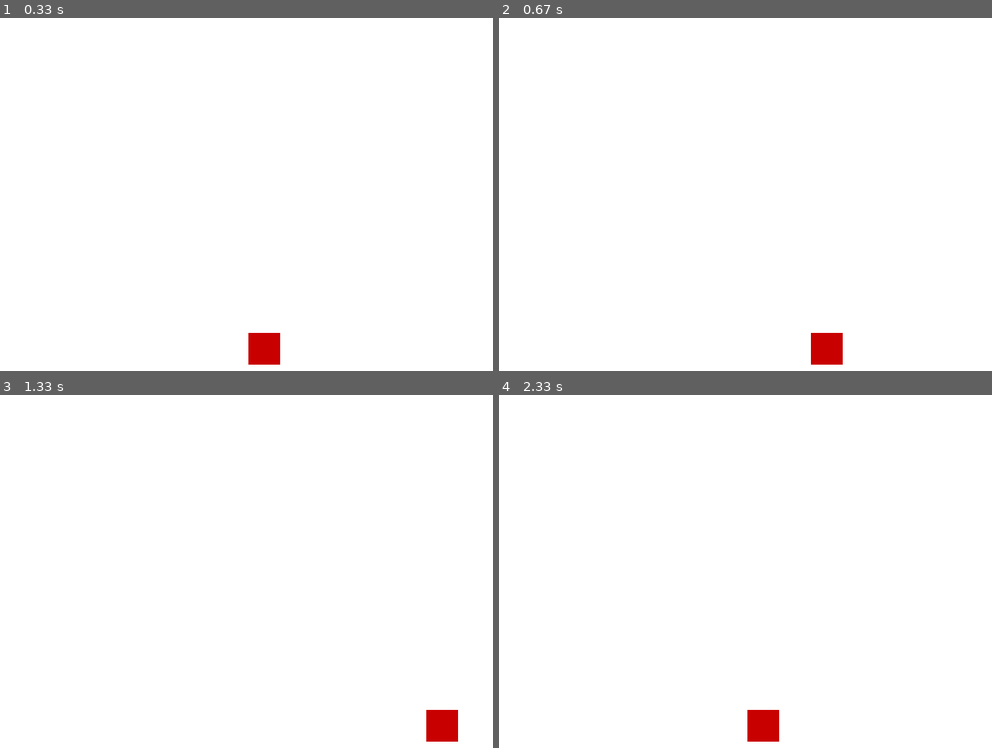
Above: before the commit, frames 1-4 (two rows, left to right).
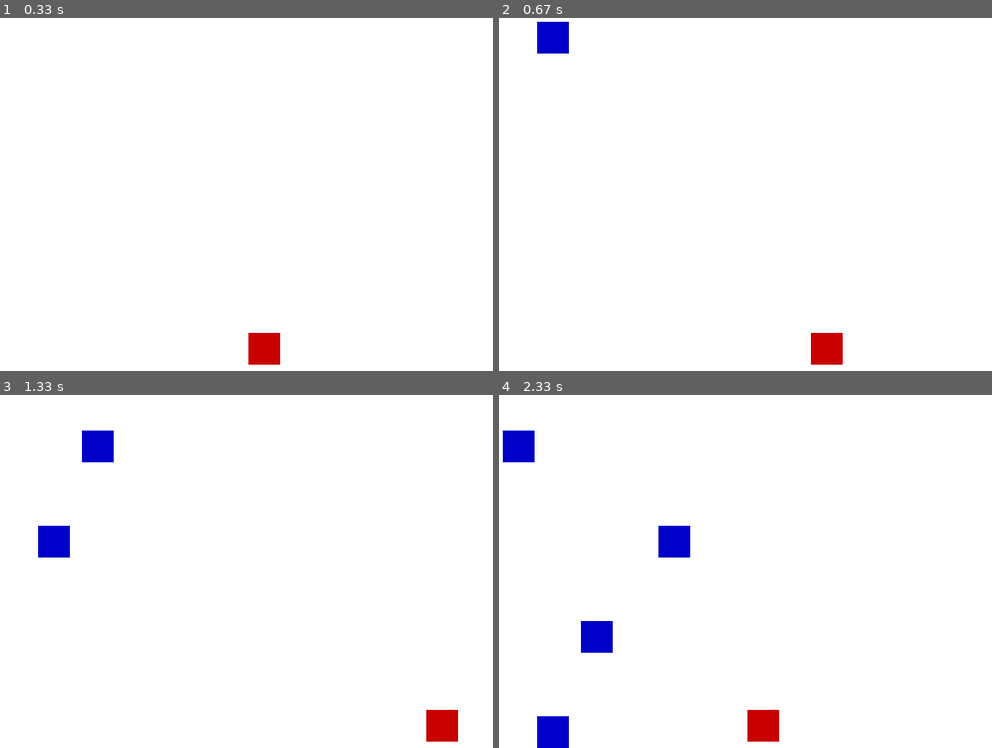
Above: after the commit, the same moments.

Repository: Paulo1402/pygame-homework
Game: pygame game, started from main.py
Two runs of this game, one before a commit and one after it. Both use one fixed random seed, a clock stepped at 60 frames per second and the inputs below.
Inputs:
- Up to frame 1 (0.33 s): no input
- Up to frame 2 (0.67 s): hold Right from 0.33 s (still down)
- Up to frame 3 (1.33 s): release Right at 0.8 s; hold Right 0.83-1.3 s
- Up to frame 4 (2.33 s): hold Left 1.33-1.87 s; hold Left 1.9-2.3 s

Frame 1 is identical in both runs. In frame 2, 0.6% of the frame differs, in the area x 7-15%, y 1-11%; in frame 3, 1.2%; in frame 4, 2.3%, in the area x 0-39%, y 10-100%.

Commit message:
refactor: organize block setup and movement logic in game loop

Diff:
--- a/main.py
+++ b/main.py
@@ -8,12 +8,16 @@
 # Constants
 WIDTH, HEIGHT = 800, 600
 PLAYER_WIDTH, PLAYER_HEIGHT = 50, 50
+BLOCK_WIDTH, BLOCK_HEIGHT = 50, 50
 PLAYER_SPEED = 5
+BLOCK_SPEED = 5
+SPAWN_INTERVAL = 30  # frames
 
 # Colors
 WHITE = (255, 255, 255)
 BLACK = (0, 0, 0)
 RED = (200, 0, 0)
+BLUE = (0, 0, 200)
 
 # Set up screen
 screen = pygame.display.set_mode((WIDTH, HEIGHT))
@@ -25,10 +29,15 @@
 # Player setup
 player = pygame.Rect(WIDTH // 2, HEIGHT - PLAYER_HEIGHT - 10, PLAYER_WIDTH, PLAYER_HEIGHT)
 
+# Blocks setup
+blocks = []
+frame_count = 0
+
 # Game loop
 running = True
 while running:
     clock.tick(60)  # 60 FPS
+    frame_count += 1
 
     for event in pygame.event.get():
         if event.type == pygame.QUIT:
@@ -41,9 +50,30 @@
     if keys[pygame.K_RIGHT] and player.right < WIDTH:
         player.x += PLAYER_SPEED
 
+    # Spawn new block
+    if frame_count % SPAWN_INTERVAL == 0:
+        block_x = random.randint(0, WIDTH - BLOCK_WIDTH)
+        new_block = pygame.Rect(block_x, 0, BLOCK_WIDTH, BLOCK_HEIGHT)
+        blocks.append(new_block)
+
+    # Move blocks
+    for block in blocks:
+        block.y += BLOCK_SPEED
+
+    # Remove off-screen blocks
+    blocks = [block for block in blocks if block.y < HEIGHT]
+
+    # Check collision
+    for block in blocks:
+        if player.colliderect(block):
+            print("Game Over!")
+            running = False
+
     # Drawing
     screen.fill(WHITE)
     pygame.draw.rect(screen, RED, player)
+    for block in blocks:
+        pygame.draw.rect(screen, BLUE, block)
     pygame.display.flip()
 
 pygame.quit()
